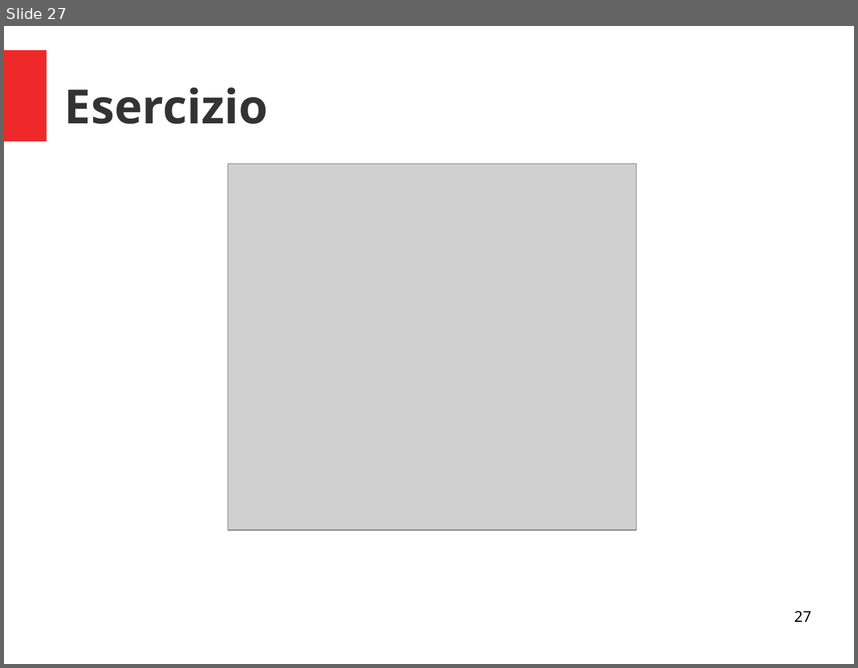
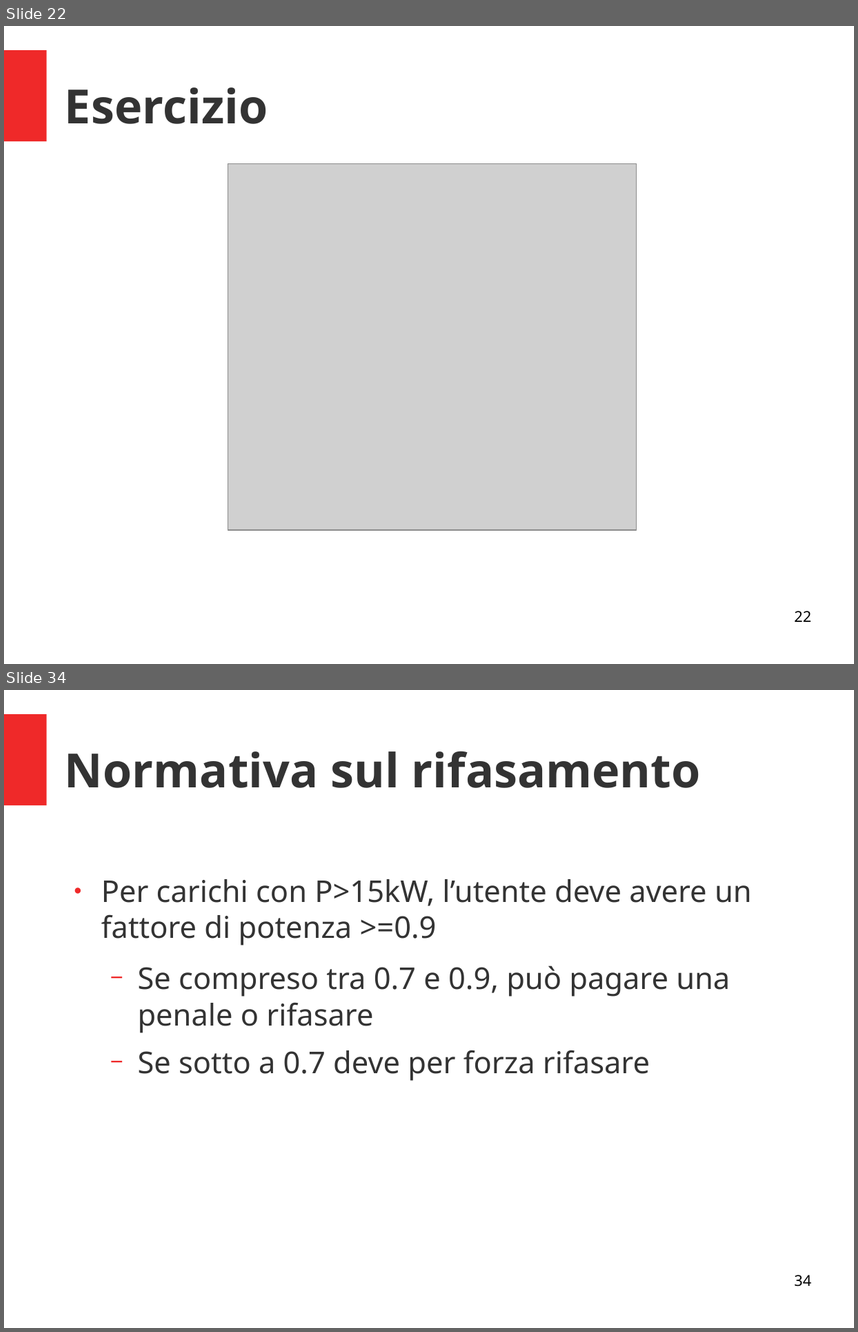
Before and after one commit to fuserale/Baronio, a slide deck: Anno 2019_2020/4A TL/2. La corrente alternata/2. La corrente alternata.odp. Shown one above the other, each under a label of ours: slide 27 before the commit, slides 22 and 34 after it; the slides between them are not shown. The pictures are 858x668 and 858x1332 pixels, drawn with LibreOffice and Linux fonts; fonts in the diff are those of the drawing; grey boxes stand for pictures. Boxes give left, top, right and bottom in pixels: in the first picture for what was removed or moved away, otherwise in the second. Text is boxed around its words. In the diff, an @@ line names an element or a change of style, - is before the commit and + after.

```diff
--- a/Anno 2019_2020/4A TL/2. La corrente alternata/2. La corrente alternata.odp
+++ b/Anno 2019_2020/4A TL/2. La corrente alternata/2. La corrente alternata.odp
@@ slide 34 added at <box>4,690,854,1328</box>, background #FFFFFF; not listed: 1 template element that a slide beside it also shows @@
@@ title added at <box>65,751,701,788</box>, 44 pt, text #333333, bold @@
+Normativa sul rifasamento
@@ text added at <box>101,879,752,1081</box>, 28 pt, text #333333 @@
+● Per carichi con P>15kW, l’utente deve avere un fattore di potenza >=0.9
+  − Se compreso tra 0.7 e 0.9, può pagare una penale o rifasare
+  − Se sotto a 0.7 deve per forza rifasare
@@ page number added at <box>794,1274,811,1286</box>, 14 pt, text #000000 @@
+34
@@ what was slide 27 is now slide 22 @@
@@ page number at <box>794,610,811,621</box>: text changed @@
-27
+22
```
Also in this commit, not shown: 16 other slides added, 7 slides removed, 14 other files.
